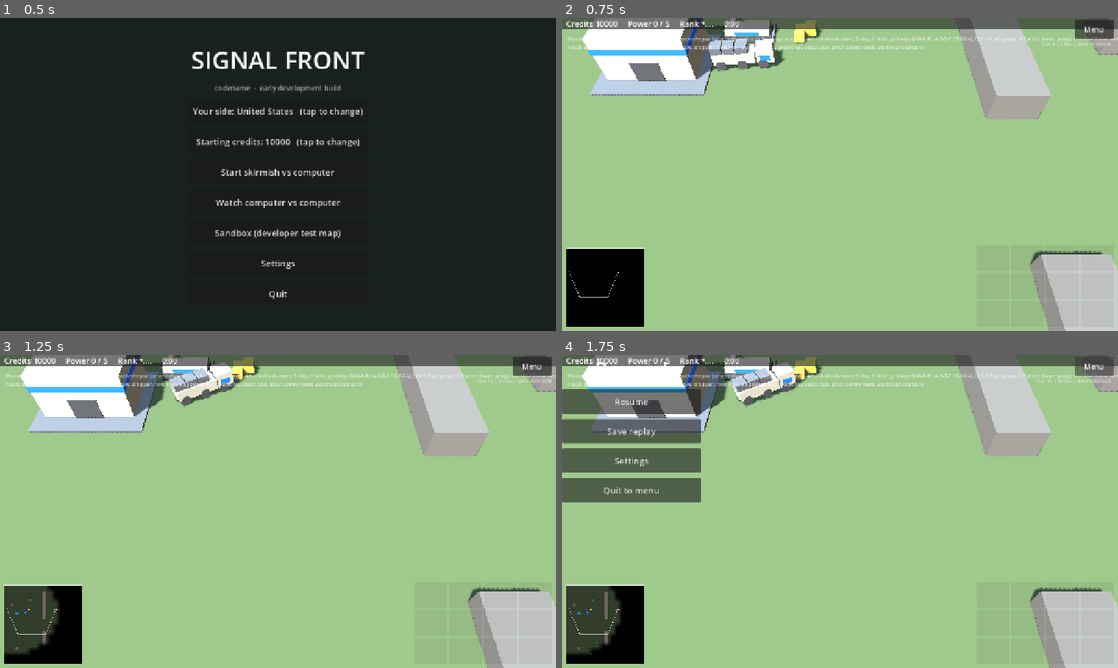
Above: before the commit, frames 1-4 (two rows, left to right).
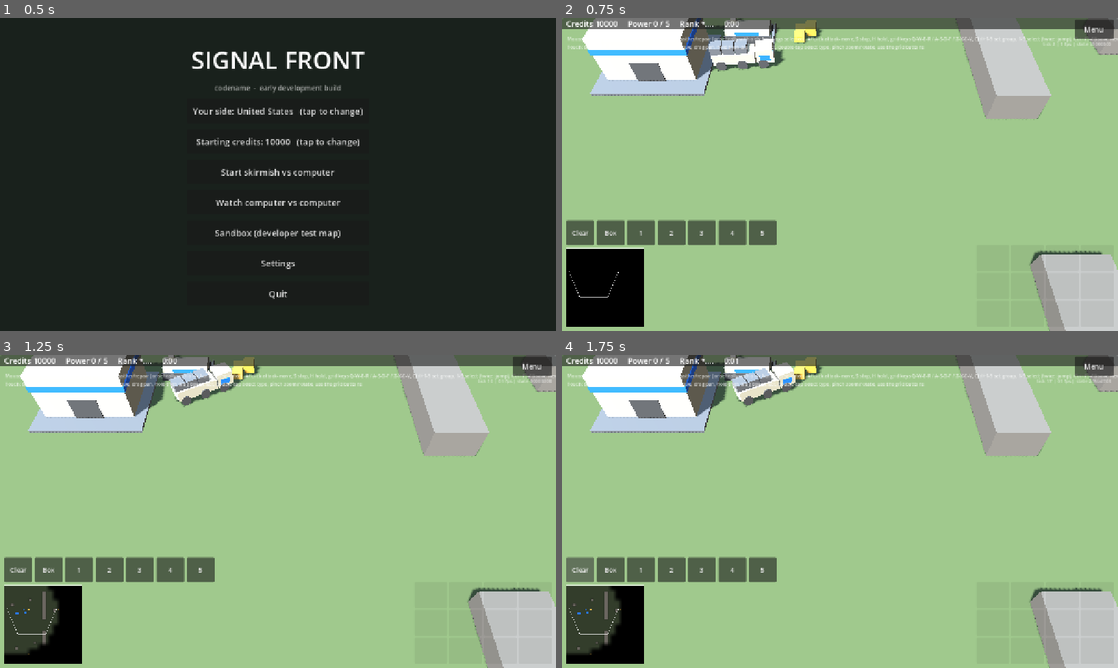
Above: after the commit, the same moments.

Repository: jamonlineph/project-zero-hour
Game: Godot game, scene res://scenes/menu.tscn
The game is run twice, just before and just after one commit, with the same random seed, the same clock (stepped at 60 frames per second) and the same inputs.
Inputs:
- Up to frame 1 (0.5 s): no input
- Up to frame 2 (0.75 s): click "Start skirmish vs computer" at 0.5 s
- Up to frame 3 (1.25 s): no input
- Up to frame 4 (1.75 s): click "Menu" (after the commit: "Clear") at 1.25 s

Frame 1 is identical in both runs. In frame 2, 2.9% of the frame differs, in the area x 0-39%, y 64-73%; in frame 3, 2.9%; in frame 4, 11%, in the area x 0-98%, y 1-73%.

Commit message:
feat(input): touch bar, box mode, group buttons and long-press radial menu [P1-24]
Touch gestures move into TouchGestures; guard and patrol split into P1-24b.

Co-Authored-By: Claude Opus 5.5 <noreply@anthropic.com>
Claude-Session: https://claude.ai/code/session_01KvzxVCAs94MwF5XZ3itDiM

Diff:
--- a/game/src/input/selection_controller.gd
+++ b/game/src/input/selection_controller.gd
@@ -7,16 +7,15 @@
 ## move (or attack, on an enemy), A then left-click attack-move, H hold, S stop.
 ## Keys: Ctrl+1–9 store a control group, 1–9 recall it (twice quickly jumps
 ## the camera), Shift+1–9 add it. Space + left-drag pans instead of selecting.
-## Touch: tap your unit to select it, tap an enemy to attack it, tap ground to
-## move the selection,
-## one-finger drag pans, hold still then drag for box select, double-tap a unit
-## to select all of that type on screen, two fingers zoom, rotate and pan.
+## Touch: see TouchGestures (touch_gestures.gd). The HUD adds touch buttons
+## (TouchBar) and the long-press radial menu (RadialMenu).
 ## See docs/design/controls-and-ui.md.
 
 signal selection_changed(ids: Array[int])
+## A finger held still on the battlefield (the HUD opens the radial menu).
+signal long_pressed(screen_pos: Vector2)
 
 const DRAG_THRESHOLD_PX: float = 10.0
-const LONG_PRESS_SEC: float = 0.35
 const MIN_PICK_RADIUS_PX: float = 28.0
 
 var runner: SimRunner
@@ -37,14 +36,8 @@
 var _mouse_dragging: bool = false
 var _mouse_start: Vector2 = Vector2.ZERO
 
-var _touches: Dictionary[int, Vector2] = {}   ## finger index -> position
-var _touch_start: Vector2 = Vector2.ZERO
-var _touch_start_ms: int = 0
-var _touch_moved: bool = false
-var _touch_box: bool = false
-var _pinch_dist: float = 0.0
-var _pinch_angle: float = 0.0
-var _pinch_mid: Vector2 = Vector2.ZERO
+## Touch gestures live in their own class; see touch_gestures.gd.
+var touch := TouchGestures.new(self)
 
 
 func setup(sim_runner: SimRunner, view: GameView, cam: RtsCamera, overlay: SelectionBox, player_id: int) -> void:
@@ -57,6 +50,9 @@
 
 func _process(_delta: float) -> void:
 	_prune_selection()
+	var held: Variant = touch.poll_long_press(Time.get_ticks_msec())
+	if held != null:
+		long_pressed.emit(held)
 
 
 func _unhandled_input(event: InputEvent) -> void:
@@ -69,9 +65,9 @@
 	elif event is InputEventMouseMotion:
 		_on_mouse_motion(event as InputEventMouseMotion)
 	elif event is InputEventScreenTouch:
-		_on_touch(event as InputEventScreenTouch)
+		touch.on_touch(event as InputEventScreenTouch, Time.get_ticks_msec())
 	elif event is InputEventScreenDrag:
-		_on_drag(event as InputEventScreenDrag)
+		touch.on_drag(event as InputEventScreenDrag, Time.get_ticks_msec())
 	elif event is InputEventKey and groups.handle_key(event as InputEventKey, self):
 		get_viewport().set_input_as_handled()
 	elif event.is_action_pressed("cmd_stop"):
@@ -150,7 +146,6 @@
 ## repair one of our buildings; set the rally point when only buildings are
 ## selected; otherwise move.
 func order_at(screen_pos: Vector2) -> void:
-	var world: SimWorld = runner.world
 	var enemy: int = _pick_unit(screen_pos, false)
 	if enemy != 0:
 		order_attack(enemy)
@@ -165,15 +160,22 @@
 		runner.submit(SimCommand.make_repair(selected, own_building))
 		return
 	if not selected.is_empty() and not _selected_any(func(e: SimEntity) -> bool: return e.mover != null):
-		var ground: Variant = rts_camera.screen_to_ground(screen_pos)
-		if ground != null:
-			var point: Vector3 = ground
-			for id: int in selected:
-				if world.entities.has(id) and world.entities[id].building != null:
-					runner.submit(SimCommand.make_rally(id, Fx.from_float(point.x), Fx.from_float(point.z)))
-			game_view.show_move_marker(point)
+		order_rally(screen_pos)
 		return
 	order_move(screen_pos)
+
+
+## Sets the rally point of every selected building to the ground there.
+func order_rally(screen_pos: Vector2) -> void:
+	var world: SimWorld = runner.world
+	var ground: Variant = rts_camera.screen_to_ground(screen_pos)
+	if ground == null:
+		return
+	var point: Vector3 = ground
+	for id: int in selected:
+		if world.entities.has(id) and world.entities[id].building != null:
+			runner.submit(SimCommand.make_rally(id, Fx.from_float(point.x), Fx.from_float(point.z)))
+	game_view.show_move_marker(point)
 
 
 func _selected_any(predicate: Callable) -> bool:
@@ -206,7 +208,7 @@
 			else:
 				var hit: int = _pick_own_unit(mb.position)
 				if mb.double_click and hit != 0:
-					_select_same_type_on_screen(hit)
+					select_same_type_on_screen(hit)
 				elif hit != 0:
 					select_ids([hit], mb.shift_pressed)
 				elif not mb.shift_pressed:
@@ -223,93 +225,6 @@
 		_mouse_dragging = true
 	if _mouse_dragging:
 		box_overlay.show_box(Rect2(_mouse_start, mm.position - _mouse_start).abs())
-
-
-# --- Touch ---
-
-func _on_touch(st: InputEventScreenTouch) -> void:
-	if st.pressed:
-		_touches[st.index] = st.position
-		if _touches.size() == 1:
-			_touch_start = st.position
-			_touch_start_ms = Time.get_ticks_msec()
-			_touch_moved = false
-			_touch_box = false
-			if st.double_tap:
-				var hit: int = _pick_own_unit(st.position)
-				if hit != 0:
-					_select_same_type_on_screen(hit)
-					_touch_moved = true   # consumed; not a tap
-		elif _touches.size() == 2:
-			_touch_moved = true       # a second finger cancels the tap
-			_touch_box = false
-			box_overlay.hide_box()
-			_begin_pinch()
-		return
-	var was_single: bool = _touches.size() == 1
-	_touches.erase(st.index)
-	if was_single:
-		if _touch_box:
-			box_select(Rect2(_touch_start, st.position - _touch_start).abs())
-			box_overlay.hide_box()
-		elif not _touch_moved:
-			_tap(st.position)
-	elif _touches.size() == 1:
-		# Two fingers became one: continue as a pan, never as a tap.
-		_touch_start = _touches.values()[0]
-		_touch_moved = true
-		_touch_box = false
-
-
-func _on_drag(sd: InputEventScreenDrag) -> void:
-	_touches[sd.index] = sd.position
-	if _touches.size() == 1:
-		if not _touch_moved and sd.position.distance_to(_touch_start) > DRAG_THRESHOLD_PX:
-			_touch_moved = true
-			_touch_box = Time.get_ticks_msec() - _touch_start_ms >= int(LONG_PRESS_SEC * 1000.0)
-		if _touch_moved:
-			if _touch_box:
-				box_overlay.show_box(Rect2(_touch_start, sd.position - _touch_start).abs())
-			else:
-				rts_camera.pan_screen(sd.relative)
-	elif _touches.size() == 2:
-		_update_pinch()
-
-
-func _tap(pos: Vector2) -> void:
-	if attack_move_armed:
-		order_attack_move(pos)
-		return
-	var hit: int = _pick_own_unit(pos)
-	if hit != 0:
-		select_ids([hit])
-	elif not selected.is_empty():
-		order_at(pos)
-
-
-func _begin_pinch() -> void:
-	var pts: Array = _touches.values()
-	var a: Vector2 = pts[0]
-	var b: Vector2 = pts[1]
-	_pinch_dist = a.distance_to(b)
-	_pinch_angle = (b - a).angle()
-	_pinch_mid = (a + b) * 0.5
-
-
-func _update_pinch() -> void:
-	var pts: Array = _touches.values()
-	var a: Vector2 = pts[0]
-	var b: Vector2 = pts[1]
-	var dist: float = a.distance_to(b)
-	var angle: float = (b - a).angle()
-	var mid: Vector2 = (a + b) * 0.5
-	if _pinch_dist > 1.0 and dist > 1.0:
-		rts_camera.zoom_by(_pinch_dist / dist)
-	rts_camera.rotate_by(angle_difference(_pinch_angle, angle))
-	rts_camera.pan_screen(mid - _pinch_mid)
-	_pinch_dist = dist
-	_pinch_angle = angle
-	_pinch_mid = mid
 
 
 # --- Helpers ---
@@ -375,7 +290,7 @@
 	return best_id
 
 
-func _select_same_type_on_screen(entity_id: int) -> void:
+func select_same_type_on_screen(entity_id: int) -> void:
 	var def_id: String = runner.world.entities[entity_id].def_id
 	var rect: Rect2 = get_viewport().get_visible_rect()
 	var ids: Array[int] = []
--- /dev/null
+++ b/game/src/input/touch_gestures.gd
@@ -0,0 +1,133 @@
+class_name TouchGestures
+extends RefCounted
+## Touch gestures for the SelectionController (moved out of it in P1-24).
+##
+## - Tap your unit: select it. Tap an enemy: attack. Tap ground: move.
+## - One-finger drag pans. Hold still for HOLD_FOR_BOX_SEC, then drag: box
+##   select. With box mode on, every one-finger drag box-selects.
+## - Hold still for LONG_PRESS_SEC without moving: long_pressed (the HUD opens
+##   the radial menu there).
+## - Double-tap a unit: select all of that type on screen.
+## - Two fingers: pinch zooms, twist rotates, drag pans.
+
+const DRAG_THRESHOLD_PX: float = 10.0
+const HOLD_FOR_BOX_SEC: float = 0.35
+const LONG_PRESS_SEC: float = 0.6
+
+## When true, a one-finger drag selects instead of panning (HUD toggle).
+var box_mode: bool = false
+
+var _sel: SelectionController
+var _touches: Dictionary[int, Vector2] = {}   ## finger index -> position
+var _start: Vector2 = Vector2.ZERO
+var _start_ms: int = 0
+var _moved: bool = false
+var _box: bool = false
+var _pinch_dist: float = 0.0
+var _pinch_angle: float = 0.0
+var _pinch_mid: Vector2 = Vector2.ZERO
+
+
+func _init(selection: SelectionController) -> void:
+	_sel = selection
+
+
+func touch_count() -> int:
+	return _touches.size()
+
+
+## Called every frame: fires a long press once a single finger has stayed
+## still long enough. Returns the press position, or null.
+func poll_long_press(now_ms: int) -> Variant:
+	if _touches.size() != 1 or _moved:
+		return null
+	if now_ms - _start_ms < int(LONG_PRESS_SEC * 1000.0):
+		return null
+	_moved = true   # consumed: releasing the finger is not a tap
+	return _start
+
+
+func on_touch(st: InputEventScreenTouch, now_ms: int) -> void:
+	if st.pressed:
+		_touches[st.index] = st.position
+		if _touches.size() == 1:
+			_start = st.position
+			_start_ms = now_ms
+			_moved = false
+			_box = false
+			if st.double_tap:
+				var hit: int = _sel.pick_unit(st.position, true)
+				if hit != 0:
+					_sel.select_same_type_on_screen(hit)
+					_moved = true   # consumed; not a tap
+		elif _touches.size() == 2:
+			_moved = true       # a second finger cancels the tap
+			_box = false
+			_sel.box_overlay.hide_box()
+			_begin_pinch()
+		return
+	var was_single: bool = _touches.size() == 1
+	_touches.erase(st.index)
+	if was_single:
+		if _box:
+			_sel.box_select(Rect2(_start, st.position - _start).abs())
+			_sel.box_overlay.hide_box()
+		elif not _moved:
+			tap(st.position)
+	elif _touches.size() == 1:
+		# Two fingers became one: continue as a pan, never as a tap.
+		_start = _touches.values()[0]
+		_moved = true
+		_box = false
+
+
+func on_drag(sd: InputEventScreenDrag, now_ms: int) -> void:
+	_touches[sd.index] = sd.position
+	if _touches.size() == 1:
+		if not _moved and sd.position.distance_to(_start) > DRAG_THRESHOLD_PX:
+			_moved = true
+			_box = box_mode or now_ms - _start_ms >= int(HOLD_FOR_BOX_SEC * 1000.0)
+		if _moved:
+			if _box:
+				_sel.box_overlay.show_box(Rect2(_start, sd.position - _start).abs())
+			else:
+				_sel.rts_camera.pan_screen(sd.relative)
+	elif _touches.size() == 2:
+		_update_pinch()
+
+
+func tap(pos: Vector2) -> void:
+	if _sel.attack_move_armed:
+		_sel.order_attack_move(pos)
+		return
+	var hit: int = _sel.pick_unit(pos, true)
+	if hit != 0:
+		_sel.select_ids([hit])
+	elif not _sel.selected.is_empty():
+		_sel.order_at(pos)
+
+
+func _begin_pinch() -> void:
+	var pts: Array = _touches.values()
+	var a: Vector2 = pts[0]
+	var b: Vector2 = pts[1]
+	_pinch_dist = a.distance_to(b)
+	_pinch_angle = (b - a).angle()
+	_pinch_mid = (a + b) * 0.5
+
+
+func _update_pinch() -> void:
+	var pts: Array = _touches.values()
+	var a: Vector2 = pts[0]
+	var b: Vector2 = pts[1]
+	var dist: float = a.distance_to(b)
+	var angle: float = (b - a).angle()
+	var mid: Vector2 = (a + b) * 0.5
+	var cam: RtsCamera = _sel.rts_camera
+	if _pinch_dist > 1.0 and dist > 1.0:
+		cam.zoom_by(_pinch_dist / dist)
+	cam.rotate_by(angle_difference(_pinch_angle, angle))
+	cam.pan_screen(mid - _pinch_mid)
+	_pinch_dist = dist
+	_pinch_angle = angle
+	_pinch_mid = mid
--- a/game/src/ui/hud.gd
+++ b/game/src/ui/hud.gd
@@ -17,6 +17,7 @@
 var selection_box: SelectionBox
 var command_grid: CommandGrid
 var minimap: Minimap
+var touch_bar: TouchBar
 var _runner: SimRunner
 var _selection: SelectionController
 var _camera: RtsCamera
@@ -124,7 +125,23 @@
 	minimap.setup(_runner.world, selection.local_player_id, cam)
 	minimap.jump_requested.connect(func(p: Vector3) -> void: cam.focus_on(p))
 	placement.placement_changed.connect(func(active: bool) -> void: _place_buttons.visible = active)
+	touch_bar = TouchBar.new()
+	add_child(touch_bar)
+	touch_bar.setup(selection)
+	selection.long_pressed.connect(open_radial)
 	refresh_commands()
+
+
+## Opens the long-press order menu at a screen position (P1-24).
+func open_radial(pos: Vector2) -> RadialMenu:
+	var old: Node = get_node_or_null("RadialMenu")
+	if old != null:
+		old.free()
+	var menu := RadialMenu.new()
+	add_child(menu)
+	if not menu.open(_selection, pos):
+		return null
+	return menu
 
 
 func on_selection_changed(ids: Array[int]) -> void:
@@ -269,6 +286,8 @@
 	var view: Vector2 = get_viewport().get_visible_rect().size
 	var margin: float = 10.0
 	minimap.position = Vector2(margin, view.y - minimap.size.y - margin)
+	if touch_bar != null:
+		touch_bar.position = Vector2(margin, minimap.position.y - TouchBar.BUTTON_SIZE.y - 8.0)
 	var grid_size: Vector2 = command_grid.get_combined_minimum_size()
 	command_grid.position = Vector2(view.x - grid_size.x - margin, view.y - grid_size.y - margin)
 	_place_buttons.position = Vector2(view.x - grid_size.x - margin, command_grid.position.y - 60.0)
--- /dev/null
+++ b/game/src/ui/radial_menu.gd
@@ -0,0 +1,76 @@
+class_name RadialMenu
+extends Control
+## Long-press menu (P1-24): a ring of big buttons around the point a finger
+## held still on, with the orders that make sense for the selection there.
+## Tapping a button runs it; tapping anywhere else closes the menu.
+
+const RADIUS_PX: float = 96.0
+const BUTTON_SIZE := Vector2(132, 56)
+
+var at: Vector2 = Vector2.ZERO
+var _buttons: Array[Button] = []
+
+
+## Builds the menu for `selection` at screen position `pos`. Returns false
+## (and frees itself) when no order applies.
+func open(selection: SelectionController, pos: Vector2) -> bool:
+	name = "RadialMenu"
+	at = pos
+	set_anchors_preset(Control.PRESET_FULL_RECT)
+	mouse_filter = Control.MOUSE_FILTER_STOP
+	var entries: Array[Array] = entries_for(selection)
+	if entries.is_empty():
+		queue_free()
+		return false
+	var view: Vector2 = get_viewport().get_visible_rect().size
+	for i: int in entries.size():
+		var angle: float = -PI * 0.5 + TAU * float(i) / float(entries.size())
+		var b := Button.new()
+		b.text = entries[i][0]
+		b.name = str(entries[i][0]).replace(" ", "")
+		b.custom_minimum_size = BUTTON_SIZE
+		b.size = BUTTON_SIZE
+		b.focus_mode = Control.FOCUS_NONE
+		b.add_theme_font_size_override("font_size", 16)
+		var center: Vector2 = pos + Vector2(cos(angle), sin(angle)) * RADIUS_PX
+		b.position = (center - BUTTON_SIZE * 0.5).clamp(Vector2.ZERO, view - BUTTON_SIZE)
+		var action: Callable = entries[i][1]
+		b.pressed.connect(func() -> void:
+			action.call()
+			queue_free())
+		add_child(b)
+		_buttons.append(b)
+	return true
+
+
+## [label, action] pairs for the current selection, in ring order.
+func entries_for(selection: SelectionController) -> Array[Array]:
+	var out: Array[Array] = []
+	var p: Vector2 = at
+	var movers: bool = selection.selected_any(func(e: SimEntity) -> bool: return e.mover != null)
+	var armed: bool = selection.selected_any(func(e: SimEntity) -> bool:
+		return e.mover != null and not e.weapons.is_empty())
+	var producers: bool = selection.selected_any(func(e: SimEntity) -> bool: return e.building != null)
+	if armed:
+		out.append(["Attack-move here", func() -> void: selection.order_attack_move(p)])
+	if movers:
+		out.append(["Move here", func() -> void: selection.order_move(p)])
+		out.append(["Stop", selection.order_stop])
+		out.append(["Hold", selection.order_hold])
+	if producers:
+		out.append(["Rally here", func() -> void: selection.order_rally(p)])
+	return out
+
+
+func button_labels() -> PackedStringArray:
+	var labels: PackedStringArray = []
+	for b: Button in _buttons:
+		labels.append(b.text)
+	return labels
+
+
+func _gui_input(event: InputEvent) -> void:
+	# A tap or click outside the buttons closes the menu.
+	if (event is InputEventScreenTouch and event.pressed) or (event is InputEventMouseButton and event.pressed):
+		accept_event()
+		queue_free()
--- /dev/null
+++ b/game/src/ui/touch_bar.gd
@@ -0,0 +1,68 @@
+class_name TouchBar
+extends HBoxContainer
+## Touch buttons (P1-24) along the bottom edge, next to the minimap:
+## - Clear: deselect everything.
+## - Box: while on, a one-finger drag box-selects instead of panning.
+## - 1–5: control groups. Tap selects (tap twice quickly to jump the camera);
+##   hold for HOLD_SEC to store the current selection in that group.
+## Shown on every device; mouse users can use them too.
+
+const GROUPS: int = 5
+const HOLD_SEC: float = 0.5
+const BUTTON_SIZE := Vector2(64, 56)
+
+var selection: SelectionController
+var box_toggle: Button
+var group_buttons: Array[Button] = []
+var _press_ms: Dictionary[int, int] = {}   ## group -> press time, while held
+
+
+func setup(selection_controller: SelectionController) -> void:
+	name = "TouchBar"
+	selection = selection_controller
+	add_theme_constant_override("separation", 6)
+	var clear := _make("Clear", "Deselect all")
+	clear.name = "Clear"
+	clear.pressed.connect(func() -> void: selection.select_ids([]))
+	box_toggle = _make("Box", "One-finger drag selects instead of panning")
+	box_toggle.name = "BoxToggle"
+	box_toggle.toggle_mode = true
+	box_toggle.toggled.connect(func(on: bool) -> void: selection.touch.box_mode = on)
+	for n: int in range(1, GROUPS + 1):
+		var b := _make(str(n), "Tap: select group %d. Hold: store the selection as group %d" % [n, n])
+		b.name = "Group%d" % n
+		b.button_down.connect(func() -> void: _press_ms[n] = Time.get_ticks_msec())
+		b.button_up.connect(func() -> void: release_group(n, Time.get_ticks_msec()))
+		group_buttons.append(b)
+	selection.selection_changed.connect(func(_ids: Array[int]) -> void: refresh())
+	refresh()
+
+
+## Finishes a press on group button n: a long hold stores, a short tap selects.
+func release_group(n: int, now_ms: int) -> void:
+	var held_ms: int = now_ms - _press_ms.get(n, now_ms)
+	_press_ms.erase(n)
+	var store: bool = held_ms >= int(HOLD_SEC * 1000.0)
+	selection.groups.use_group(n, store, false, selection, now_ms)
+	refresh()
+
+
+## Shows how many living units each group has.
+func refresh() -> void:
+	if selection == null:
+		return
+	for i: int in group_buttons.size():
+		var n: int = i + 1
+		var count: int = selection.groups.members(n, selection.runner.world).size()
+		group_buttons[i].text = "%d" % n if count == 0 else "%d\n(%d)" % [n, count]
+
+
+func _make(text: String, tip: String) -> Button:
+	var b := Button.new()
+	b.text = text
+	b.tooltip_text = tip
+	b.custom_minimum_size = BUTTON_SIZE
+	b.focus_mode = Control.FOCUS_NONE
+	b.add_theme_font_size_override("font_size", 15)
+	add_child(b)
+	return b
--- a/game/tests/smoke_main.gd
+++ b/game/tests/smoke_main.gd
@@ -61,6 +61,7 @@
 		if moved == 0:
 			failures.append("no selected unit moved after a move order")
 		failures.append_array(_check_desktop_controls(main, world, selection))
+		failures.append_array(await _check_touch_controls(main, world, selection))
 		failures.append_array(await _check_hud_build_and_produce(main, world, selection))
 		failures.append_array(await _check_attack(world, selection))
 		failures.append_array(await _check_unit_views(world, game_view, selection))
@@ -400,3 +401,102 @@
 	k.pressed = true
 	k.ctrl_pressed = ctrl
 	return k
+
+
+## P1-24: touch bar (Clear, Box mode, group buttons), long press and the
+## radial menu, driven through the same code paths as real touches.
+func _check_touch_controls(main: Node, world: SimWorld, selection: SelectionController) -> PackedStringArray:
+	var problems: PackedStringArray = []
+	var hud: Hud = main.get("hud")
+	var cam: RtsCamera = main.get("rts_camera")
+	var bar: TouchBar = hud.touch_bar
+	if bar == null:
+		problems.append("the HUD has no touch bar")
+		return problems
+	var own: Array[int] = []
+	for id: int in world.entity_ids:
+		var e: SimEntity = world.entities[id]
+		if e.player_id == 1 and e.mover != null and not e.weapons.is_empty():
+			own.append(id)
+
+	# Group button: hold stores, Clear deselects, a short tap recalls.
+	selection.select_ids(own)
+	bar._press_ms[2] = 1000
+	bar.release_group(2, 1000 + 700)
+	(bar.find_child("Clear", true, false) as Button).pressed.emit()
+	if not selection.selected.is_empty():
+		problems.append("Clear did not deselect")
+	bar._press_ms[2] = 5000
+	bar.release_group(2, 5000 + 100)
+	if selection.selected != own:
+		problems.append("tapping group button 2 did not select the stored group")
+	if not bar.group_buttons[1].text.contains("(%d)" % own.size()):
+		problems.append("group button 2 does not show its size (%s)" % bar.group_buttons[1].text)
+
+	# Box mode: a one-finger drag selects instead of panning.
+	selection.select_ids([])
+	var box: Button = bar.find_child("BoxToggle", true, false)
+	box.button_pressed = true
+	var cam_before: Vector3 = cam.position
+	var view_size: Vector2 = main.get_viewport().get_visible_rect().size
+	selection.touch.on_touch(_touch(0, Vector2(2, 2), true), 0)
+	selection.touch.on_drag(_drag(0, view_size - Vector2(2, 2)), 10)
+	selection.touch.on_touch(_touch(0, view_size - Vector2(2, 2), false), 20)
+	box.button_pressed = false
+	if selection.selected.is_empty():
+		problems.append("a drag in box mode selected nothing")
+	if cam.position != cam_before:
+		problems.append("a drag in box mode panned the camera")
+
+	# Long press: fires once, and releasing afterwards is not a tap.
+	var ground := Vector2(view_size.x * 0.5, view_size.y * 0.45)
+	selection.select_ids(own)
+	selection.touch.on_touch(_touch(0, ground, true), 0)
+	if selection.touch.poll_long_press(300) != null:
+		problems.append("a long press fired too early")
+	var held: Variant = selection.touch.poll_long_press(700)
+	if held == null or selection.touch.poll_long_press(800) != null:
+		problems.append("a long press did not fire exactly once")
+	selection.touch.on_touch(_touch(0, ground, false), 900)
+
+	# Radial menu: offers orders for armed units, and "Move here" moves them.
+	var menu: RadialMenu = hud.open_radial(ground)
+	if menu == null:
+		problems.append("the radial menu did not open for armed units")
+		return problems
+	var labels: PackedStringArray = menu.button_labels()
+	for want: String in ["Attack-move here", "Move here", "Stop"]:
+		if not labels.has(want):
+			problems.append("the radial menu lacks \"%s\" (has %s)" % [want, labels])
+	(menu.find_child("Movehere", true, false) as Button).pressed.emit()
+	for i: int in 20:
+		await process_frame
+	if is_instance_valid(menu) and menu.is_inside_tree():
+		problems.append("the radial menu stayed open after a choice")
+	var moving: bool = false
+	for id: int in own:
+		var e: SimEntity = world.get_entity(id)
+		if e != null and e.mover.has_target:
+			moving = true
+	if not moving:
+		problems.append("\"Move here\" from the radial menu did not move the units")
+	selection.select_ids([])
+	if hud.open_radial(ground) != null:
+		problems.append("the radial menu opened with nothing selected")
+	return problems
+
+
+func _touch(index: int, pos: Vector2, pressed: bool) -> InputEventScreenTouch:
+	var t := InputEventScreenTouch.new()
+	t.index = index
+	t.position = pos
+	t.pressed = pressed
+	return t
+
+
+func _drag(index: int, pos: Vector2) -> InputEventScreenDrag:
+	var d := InputEventScreenDrag.new()
+	d.index = index
+	d.position = pos
+	d.relative = Vector2(5, 5)
+	return d
Not shown, added: game/src/input/touch_gestures.gd.uid
Not shown, added: game/src/ui/radial_menu.gd.uid
Not shown, added: game/src/ui/touch_bar.gd.uid
Not shown, changed: docs/design/controls-and-ui.md
Not shown, changed: tasks/BACKLOG.md
Not shown, changed: tasks/PROGRESS.md
